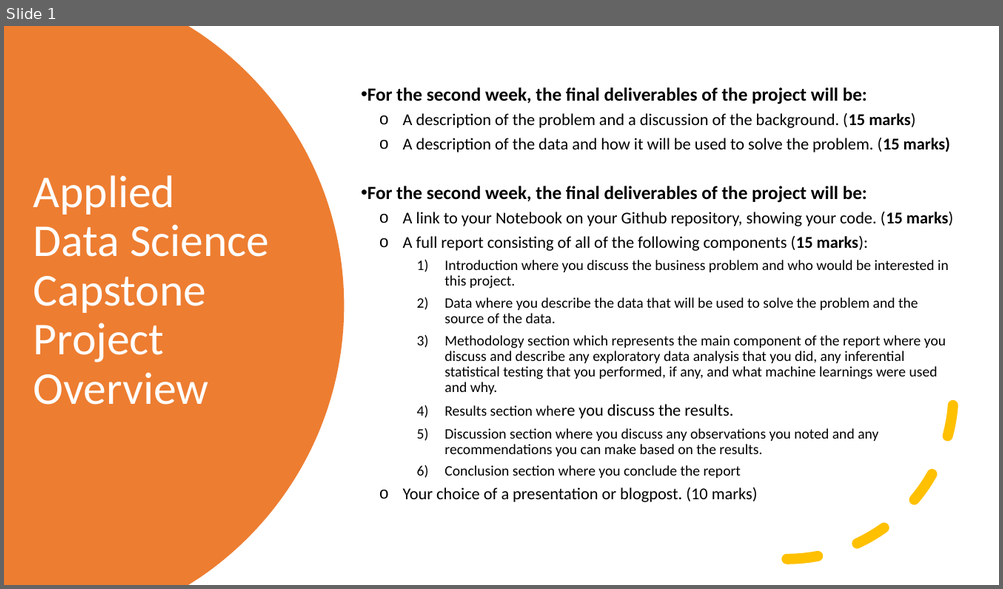
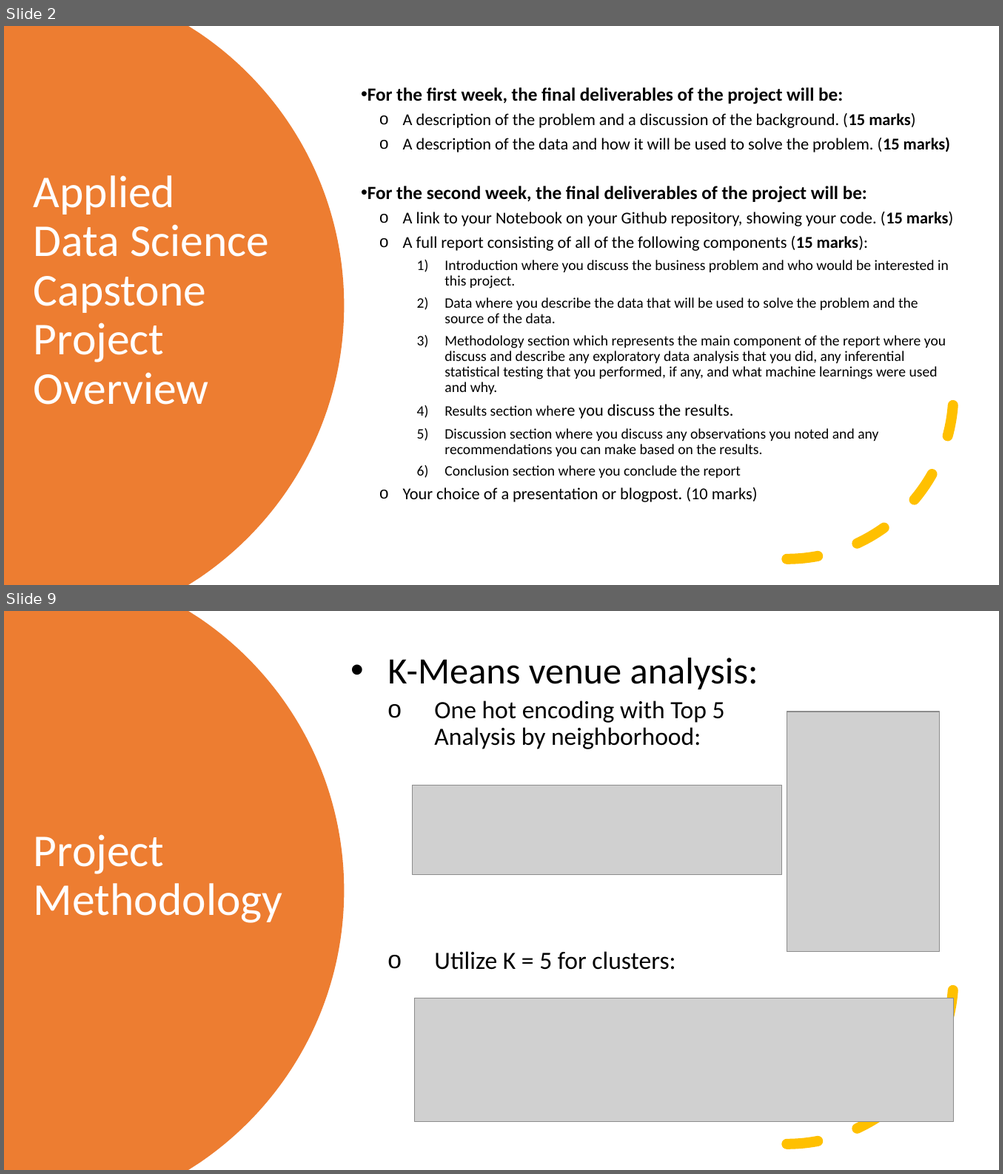
Before and after one commit to nmeljefe/Coursera_IBM_DataScience, a slide deck: IBM_DataScience_Capstone.pptx. Shown one above the other, each under a label of ours: slide 1 before the commit, slides 2 and 9 after it; the slides between them are not shown. The pictures are 1003x589 and 1003x1174 pixels, drawn with LibreOffice and Linux fonts; fonts in the diff are those of the drawing; grey boxes stand for pictures. Boxes give left, top, right and bottom in pixels: in the first picture for what was removed or moved away, otherwise in the second. Text is boxed around its words. In the diff, an @@ line names an element or a change of style, - is before the commit and + after.

Commit message:
Push of final Capstone project materials.

```diff
--- a/IBM_DataScience_Capstone.pptx
+++ b/IBM_DataScience_Capstone.pptx
@@ slide 9 added at bbox=[4, 611, 999, 1170], background #FFFFFF @@
@@ freeform shape added at bbox=[4, 611, 344, 1170], fill #ED7D31 @@
@@ text added at bbox=[387, 658, 758, 970], 24 pt, text #000000 @@
+• K-Means venue analysis:
+  o One hot encoding with Top 5
+    Analysis by neighborhood:
+  o Utilize K = 5 for clusters:
@@ picture added at bbox=[787, 712, 939, 952] @@
@@ picture added at bbox=[413, 786, 782, 876] @@
@@ arc (boxed as its full ellipse) added at bbox=[620, 812, 954, 1145], outline #FFC000 10 pt dashed @@
@@ title added at bbox=[34, 834, 283, 923], 44 pt, text #FFFFFF @@
+Project Methodology
@@ picture added at bbox=[415, 998, 953, 1122] @@
@@ what was slide 1 is now slide 2 @@
@@ slide 2 changed as well @@
@@ text at bbox=[367, 87, 842, 104]: text changed @@
-• For the second week, the final deliverables of the project will be:
+• For the first week, the final deliverables of the project will be:
```
Also in this commit, not shown: 2 other slides changed, 11 other slides added, 1 slide removed, 1 other file.
